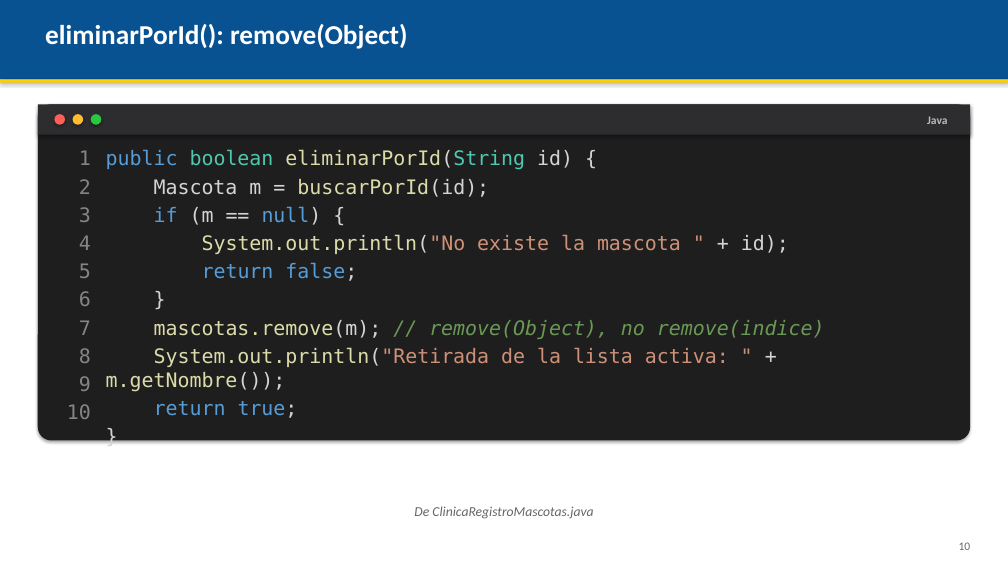
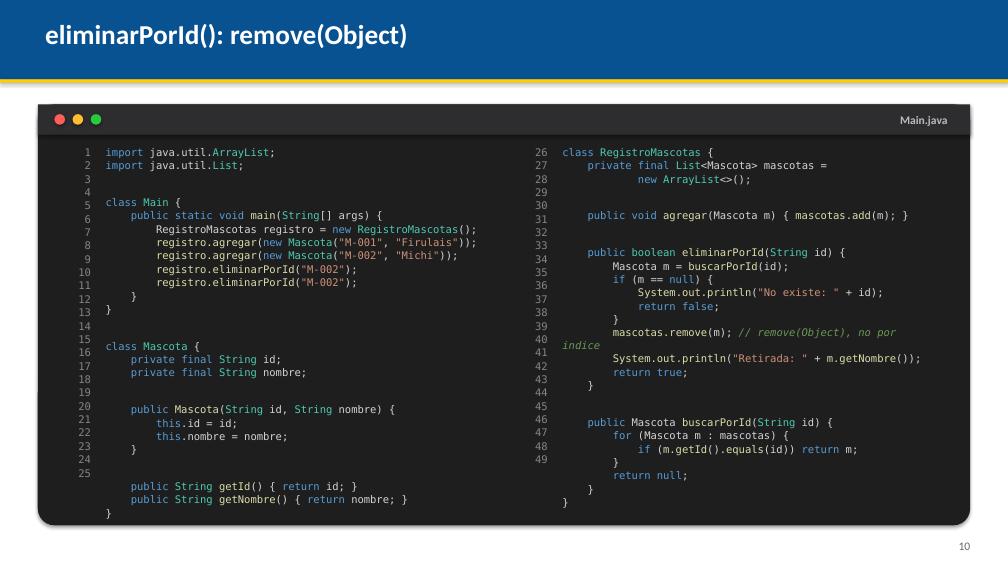
Before and after one commit to AndresDFX/UNIAJ, a slide deck: slide 10 of Programacion II/Clases/Clase 2 - Colecciones dinamicas ArrayList/Presentacion.pptx. Drawn at 1008x567 pixels with LibreOffice and Linux fonts; fonts in the diff are those of the drawing. Boxes give left, top, right and bottom in pixels: in the first picture for what was removed or moved away, otherwise in the second. Text is boxed around its words. In the diff, an @@ line names an element or a change of style, - is before the commit and + after.

```diff
--- a/Programacion II/Clases/Clase 2 - Colecciones dinamicas ArrayList/Presentacion.pptx
+++ b/Programacion II/Clases/Clase 2 - Colecciones dinamicas ArrayList/Presentacion.pptx
@@ rounded rectangle: place and size @@
-rounded rectangle at (38,104,970,441)
+rounded rectangle at (38,104,970,526)
@@ text at (900,116,947,126): text changed @@
-Java
+Main.java
@@ text at (78,148,91,276): size 19 to 10 pt in "1", "2", "3", "4" and 6 more places; less space between paragraphs @@
@@ text "import java.util.ArrayList;" at (106,148,478,505): size 19 to 10 pt in "}", "}"; less space between paragraphs @@
@@ text at (106,148,478,289): text changed; size 19 to 10 pt @@
-public boolean eliminarPorId(String id) {
-Mascota m = buscarPorId(id);
-if (m == null) {
-System.out.println("No existe la mascota " + id);
-return false;
+import java.util.ArrayList;
+import java.util.List;
+class Main {
+public static void main(String[] args) {
+RegistroMascotas registro = new RegistroMascotas();
+registro.agregar(new Mascota("M-001", "Firulais"));
+registro.agregar(new Mascota("M-002", "Michi"));
+registro.eliminarPorId("M-002");
+registro.eliminarPorId("M-002");
@@ text added at (535,148,548,463), 10 pt, text #858585 @@
+26
+27
+28
+29
+30
+31
+32
+33
+34
+35
+36
+37
+38
+39
+40
+41
+42
+43
+44
+45
+46
+47
+48
+49
@@ text added at (562,148,921,481), 10 pt, text #D4D4D4 @@
+class RegistroMascotas {
+private final List<Mascota> mascotas =
+new ArrayList<>();
+public void agregar(Mascota m) { mascotas.add(m); }
+public boolean eliminarPorId(String id) {
+Mascota m = buscarPorId(id);
+if (m == null) {
+System.out.println("No existe: " + id);
+return false;
+}
+mascotas.remove(m); // remove(Object), no por indice
+System.out.println("Retirada: " + m.getNombre());
+return true;
+}
+public Mascota buscarPorId(String id) {
+for (Mascota m : mascotas) {
+if (m.getId().equals(id)) return m;
+}
+return null;
+}
+}
@@ text at (78,281,91,477): paragraphs added @@
+11
+12
+13
+14
+15
+16
+17
+18
+19
+20
+21
+22
+23
+24
+25
@@ text at (106,320,825,418): paragraphs removed @@
-mascotas.remove(m); // remove(Object), no remove(indice)
-System.out.println("Retirada de la lista activa: " + m.getNombre());
-return true;
@@ text at (106,342,395,505): paragraphs added @@
+class Mascota {
+private final String id;
+private final String nombre;
+public Mascota(String id, String nombre) {
+this.id = id;
+this.nombre = nombre;
+}
+public String getId() { return id; }
+public String getNombre() { return nombre; }
+}
@@ text removed at (414,506,593,519) @@
-De ClinicaRegistroMascotas.java
```
Also in this commit, not shown: 6 other slides changed, 53 other files.
